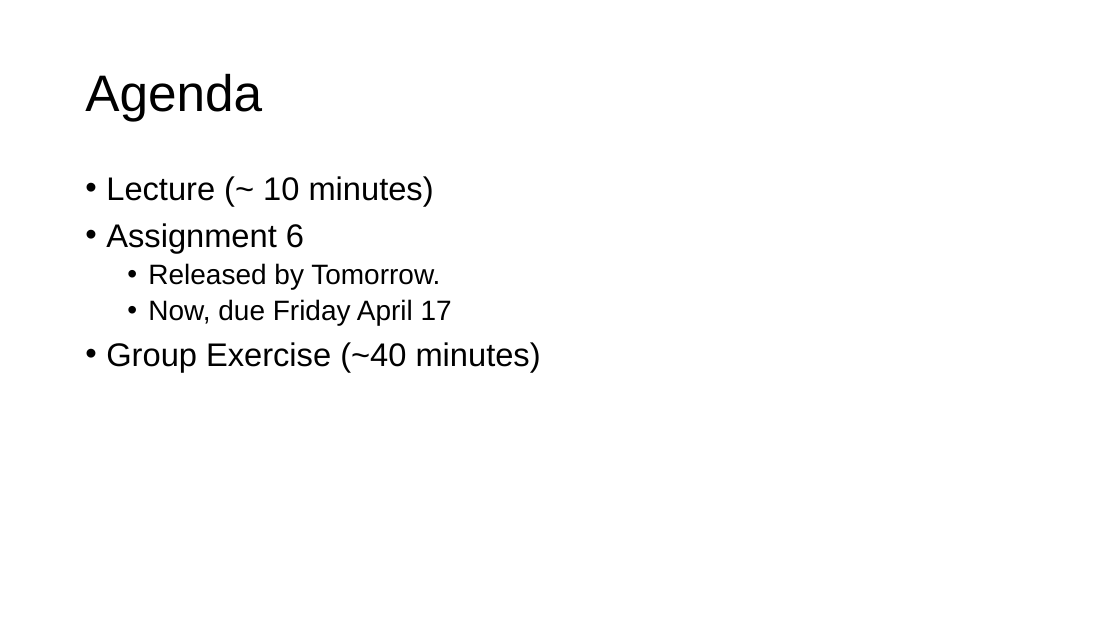
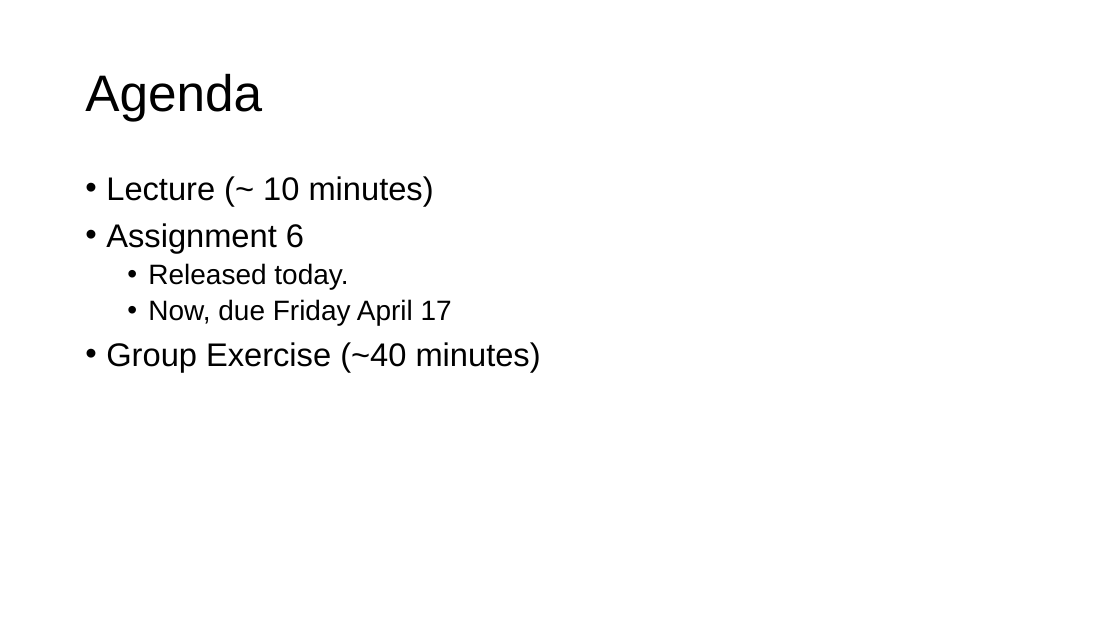
Before and after one commit to tm507211/tm507211.github.io, a slide deck: slide 2 of courses/csci246/spring26/slides/04_10_26_graphs2.pptx. Drawn at 1120x630 pixels with LibreOffice and Linux fonts; fonts in the diff are those of the drawing. Boxes give left, top, right and bottom in pixels: in the first picture for what was removed or moved away, otherwise in the second. Text is boxed around its words. In the diff, an @@ line names an element or a change of style, - is before the commit and + after.

```diff
--- a/courses/csci246/spring26/slides/04_10_26_graphs2.pptx
+++ b/courses/csci246/spring26/slides/04_10_26_graphs2.pptx
@@ text at bbox=[148, 263, 348, 289]: text changed @@
-  • Released by Tomorrow.
+  • Released today.
```
Also in this commit, not shown: 1 other slide changed.
